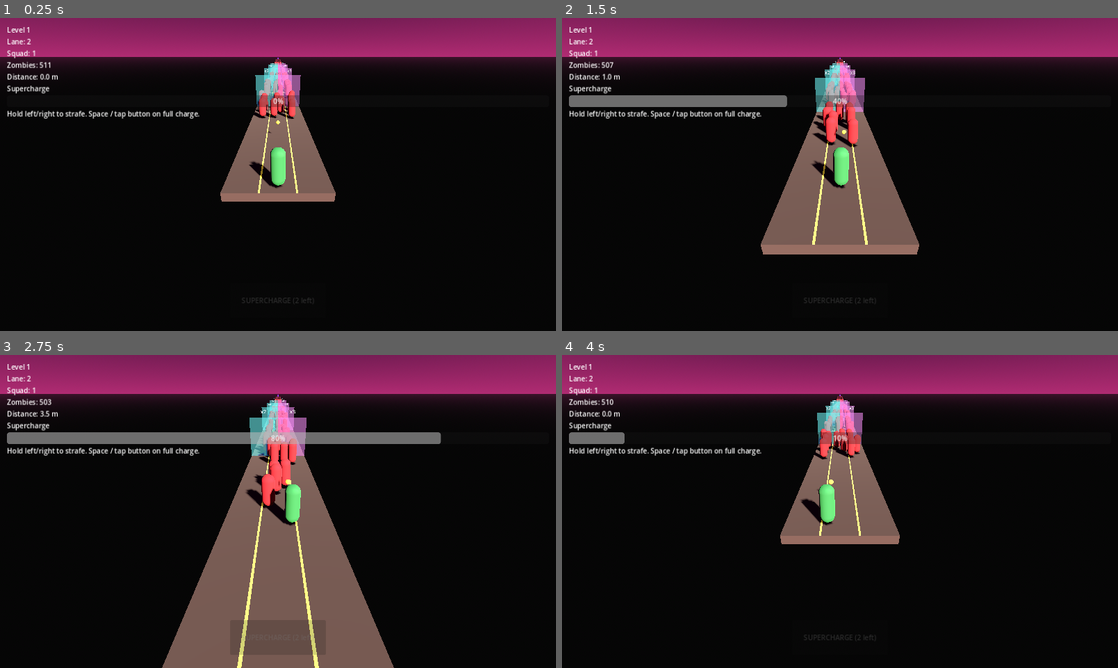
Above: before the commit, frames 1-4 (two rows, left to right).
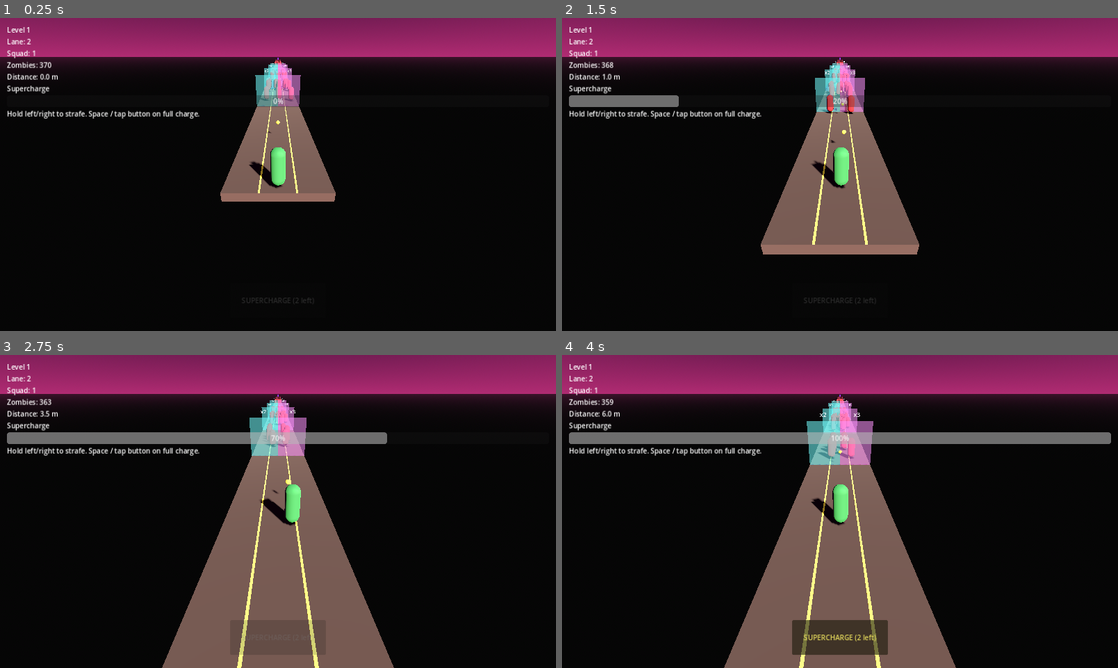
Above: after the commit, the same moments.

Repository: PawandeepSinghKhalsa/Hold-the-Line
Game: Godot game, scene res://scenes/level_3.tscn
The game is run twice, just before and just after one commit, with the same random seed, the same clock (stepped at 60 frames per second) and the same inputs. This scene is started directly instead of the project's main scene.
Inputs (mouse positions are in pixels of both pictures, inside the frame that each line leads up to):
- Up to frame 1 (0.25 s): no input
- Up to frame 2 (1.5 s): move the mouse to (962, 158) at 0.52 s; hold D (move_right) 0.53-1.25 s; hold Space (supercharge) 0.53-1.25 s; click (962, 158) at 0.67 s; drag from (728, 190) to (812, 237) at 1.27 s
- Up to frame 3 (2.75 s): move the mouse to (333, 442) at 2.02 s; hold D (move_right) from 2.03 s (still down); hold Space (supercharge) from 2.03 s (still down)
- Up to frame 4 (4 s): release D (move_right) at 2.75 s; release Space (supercharge) at 2.75 s; drag from (812, 574) to (673, 464) at 2.77 s; click (840, 511) at 3.5 s, where only the run before the commit has a clickable "RETRY"

The runs differ from the first frame. In frame 1, 0.6% of the frame differs, in the area x 7-54%, y 13-33%; in frame 2, 1.7%; in frame 3, 1.6%; in frame 4, 19%, in the area x 7-99%, y 13-100%.
Error in both runs: Invalid access to property or key 'lane_index' on a base object of type 'CharacterBody3D (soldier.gd)'. (res://scripts/hud.gd:41)

Commit message:
Retune Level 3 so the difficulty is a real step up, not a wall
Same opening principle as Level 2: Advance A starts at 1 per lane
and z=-18 so solo play can clear it. Every subsequent group ramps
progressively while staying inside the DPS your squad can put out
by the time you reach it.

- Advance A: 12 -> 3 zombies, z=-10 -> z=-18 (1 per lane, forgiving
  opener)
- Advance B: 24 -> 12 (4 per lane)
- Advance C: 36 -> 24 (8 per lane)
- Advance D: 48 -> 30 (10 per lane)
- Main horde: 390 -> 300 zombies (100 per lane, row_spacing 0.75 -> 0.8
  so it's slightly less packed)
- Tough rows: 90 -> 50 per lane (kept tough_hp=3, so 150 of the
  deepest zombies still take three bullets — preserves Level 3's
  "elite back line" feel)
- Boss: 400 -> 250 HP (still a long finale at 3 shots/s squad=9, but
  ~9s instead of 15s)

New totals: 69 advance + 300 horde + 1 boss = 370 zombies (was 511).
Level curve now reads 168 -> 247 -> 370 which is a clean ramp.

https://claude.ai/code/session_01WNZkPqonAe5zQESFZUsP36

Diff:
--- a/scenes/level_3.tscn
+++ b/scenes/level_3.tscn
@@ -102,44 +102,44 @@
 [node name="AdvanceGroupA" type="Node3D" parent="."]
 script = ExtResource("5_spawner")
 zombie_scene = ExtResource("4_zombie")
-zombies_per_lane = 4
+zombies_per_lane = 1
 row_spacing = 1.6
-horde_front_z = -10.0
+horde_front_z = -18.0
 
 [node name="AdvanceGroupB" type="Node3D" parent="."]
 script = ExtResource("5_spawner")
 zombie_scene = ExtResource("4_zombie")
-zombies_per_lane = 8
+zombies_per_lane = 4
 row_spacing = 1.5
-horde_front_z = -20.0
+horde_front_z = -26.0
 
 [node name="AdvanceGroupC" type="Node3D" parent="."]
 script = ExtResource("5_spawner")
 zombie_scene = ExtResource("4_zombie")
-zombies_per_lane = 12
+zombies_per_lane = 8
 row_spacing = 1.4
-horde_front_z = -36.0
+horde_front_z = -42.0
 
 [node name="AdvanceGroupD" type="Node3D" parent="."]
 script = ExtResource("5_spawner")
 zombie_scene = ExtResource("4_zombie")
-zombies_per_lane = 16
+zombies_per_lane = 10
 row_spacing = 1.3
-horde_front_z = -54.0
+horde_front_z = -58.0
 
 [node name="HordeSpawner" type="Node3D" parent="."]
 script = ExtResource("5_spawner")
 zombie_scene = ExtResource("4_zombie")
-zombies_per_lane = 130
-row_spacing = 0.75
+zombies_per_lane = 100
+row_spacing = 0.8
 horde_front_z = -130.0
-tough_rows_from_back = 90
+tough_rows_from_back = 50
 tough_hp = 3
 
 [node name="BossSpawner" type="Node3D" parent="."]
 script = ExtResource("7_boss")
 zombie_scene = ExtResource("4_zombie")
-boss_hp = 400
+boss_hp = 250
 boss_z = -245.0
 boss_lane = 1
 
